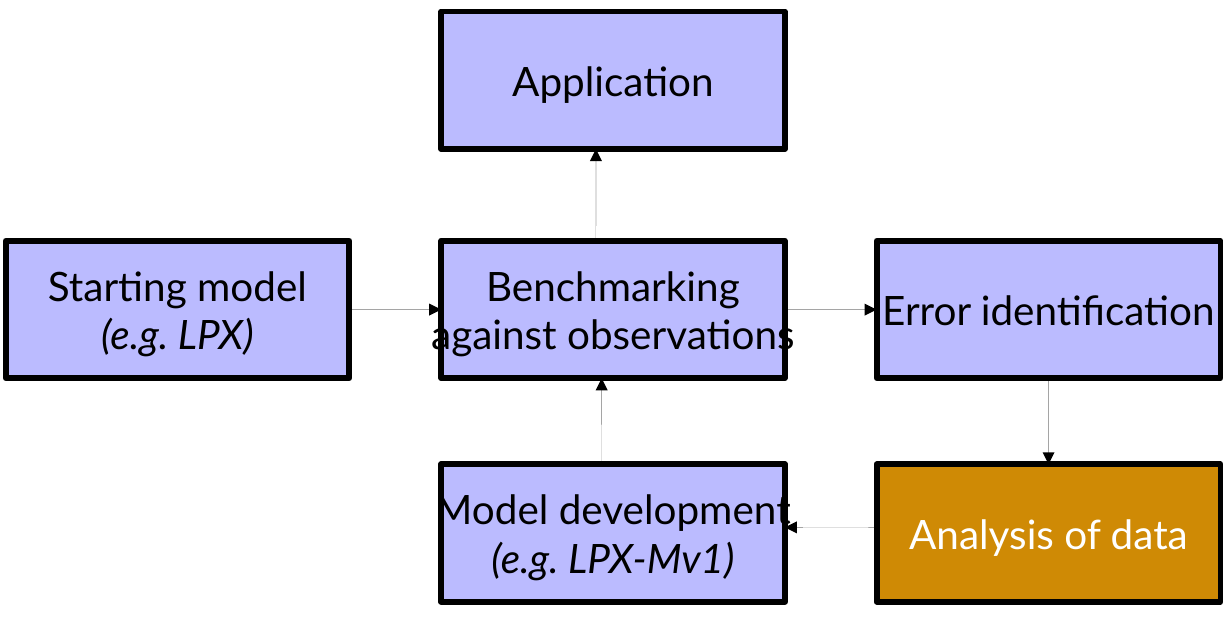
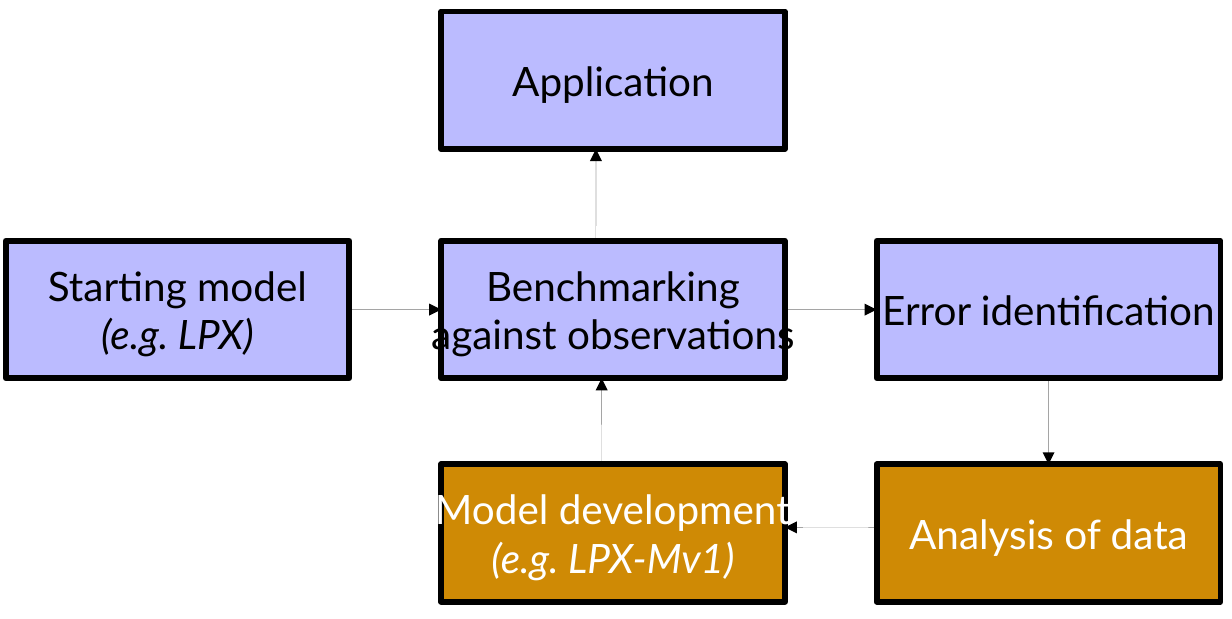
Before and after one commit to douglask3/r-cv, a slide deck: slide 10 of CEHlandSurface/images/PresStructure.odp. Drawn at 1232x619 pixels with LibreOffice and Linux fonts; fonts in the diff are those of the drawing. Boxes give left, top, right and bottom in pixels: in the first picture for what was removed or moved away, otherwise in the second. Text is boxed around its words. In the diff, an @@ line names an element or a change of style, - is before the commit and + after.

```diff
--- a/CEHlandSurface/images/PresStructure.odp
+++ b/CEHlandSurface/images/PresStructure.odp
@@ rectangle "Model development" at <box>441,464,784,601</box>: text colour #000000 to #FFFFFF; fill #BBBBFF to #CF8A05 @@
```
Also in this commit, not shown: 2 other slides changed, 10 other files.
